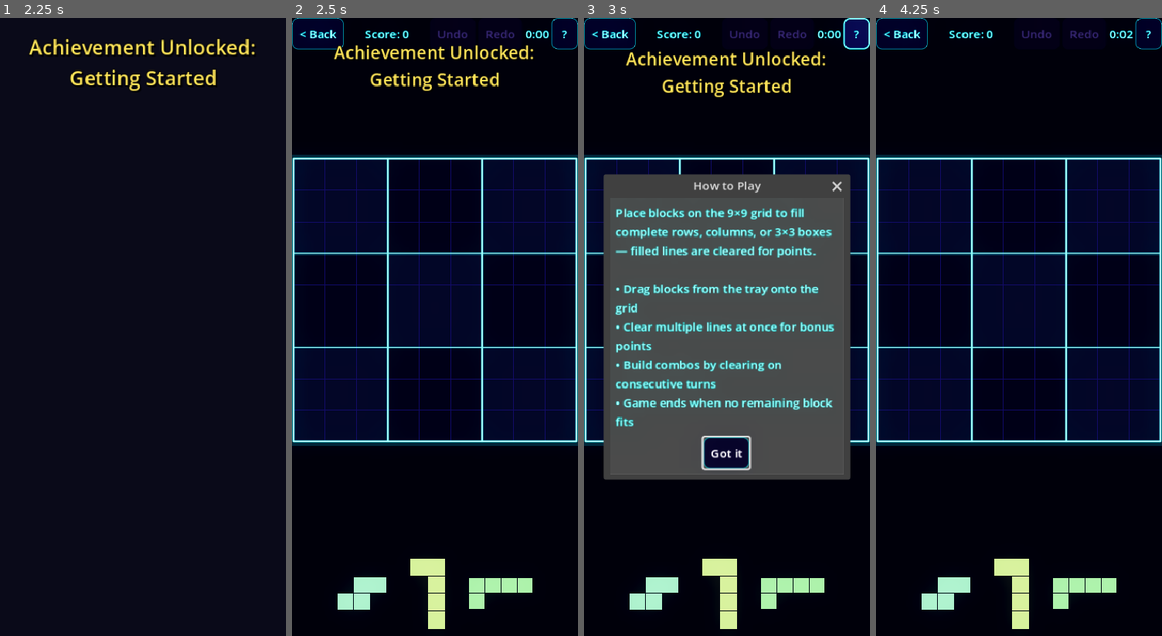
Above: before the commit, frames 1-4 (left to right).
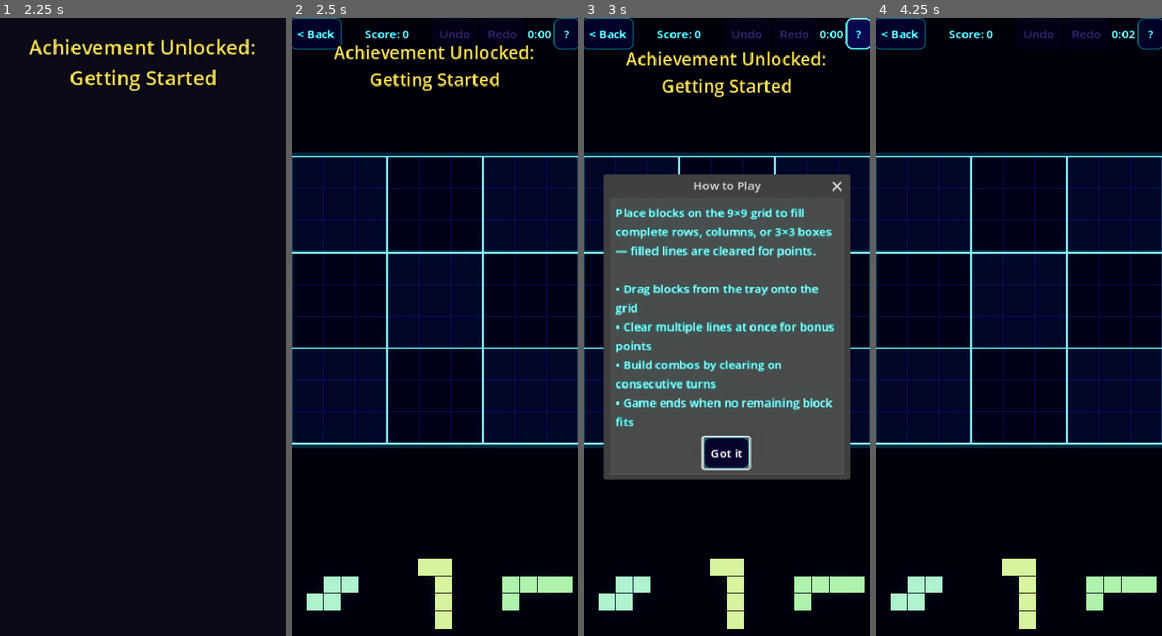
Above: after the commit, the same moments.

Repository: mchambers-mojang/sweet-vinegar-games
Game: Godot game, scene res://scenes/blockudoku_stats.tscn
The game is run twice, just before and just after one commit, with the same random seed, the same clock (stepped at 60 frames per second) and the same inputs. This scene is started directly instead of the project's main scene.
Inputs (mouse positions are in pixels of both pictures, inside the frame that each line leads up to):
- Up to frame 1 (2.25 s): tap Enter at 0.5 s; move the mouse to (205, 296) at 0.52 s; tap R at 0.6 s; click (205, 296) at 0.67 s; click "< Back" at 1.25 s; click "New Game" at 2 s
- Up to frame 2 (2.5 s): no input
- Up to frame 3 (3 s): click "?" at 2.75 s
- Up to frame 4 (4.25 s): click "Got it" at 3.5 s

Frame 1 is identical in both runs. In frame 2, 10% of the frame differs, in the area x 0-100%, y 0-99%; in frame 3, 5.8%; in frame 4, 10%.

Commit message:
fix: Undo re-randomizes pieces + tray layout jumping on rotate
- Save/restore RNG state in undo snapshots so re-dealing after undo
  produces the same pieces as before
- Use fixed 5x5 grid slot for each tray panel so rotating pieces
  doesn't shift adjacent items around

Co-authored-by: Copilot <223556219+Copilot@users.noreply.github.com>

Diff:
--- a/scripts/blockudoku/blockudoku_game_screen.gd
+++ b/scripts/blockudoku/blockudoku_game_screen.gd
@@ -182,11 +182,10 @@
 
 
 func _create_block_panel(index: int, fixed_height: float) -> Control:
-	var shape: Array = available_blocks[index]
-	var bounds := BlockudokuShapes.get_bounds(shape)
 	var cell_px := 20.0  # small preview cell size
 	var panel := Control.new()
-	panel.custom_minimum_size = Vector2(bounds.x * cell_px + 16, fixed_height)
+	# Fixed 5x5 grid slot so rotation/different shapes don't shift the tray
+	panel.custom_minimum_size = Vector2(5 * cell_px + 16, fixed_height)
 	panel.mouse_filter = Control.MOUSE_FILTER_STOP
 
 	# Draw function
@@ -688,6 +687,7 @@
 		"board_state": board.get_state(),
 		"available_blocks": _serialize_blocks(available_blocks),
 		"blocks_placed_this_set": blocks_placed_this_set,
+		"rng_state": _rng.state,
 	}
 
 
@@ -698,6 +698,8 @@
 	board.set_state(state.get("board_state", board.get_state()))
 	available_blocks = _deserialize_blocks(state.get("available_blocks", []))
 	blocks_placed_this_set = state.get("blocks_placed_this_set", blocks_placed_this_set)
+	if state.has("rng_state"):
+		_rng.state = state.get("rng_state")
 	_build_tray()
 	_update_score_display()
 
